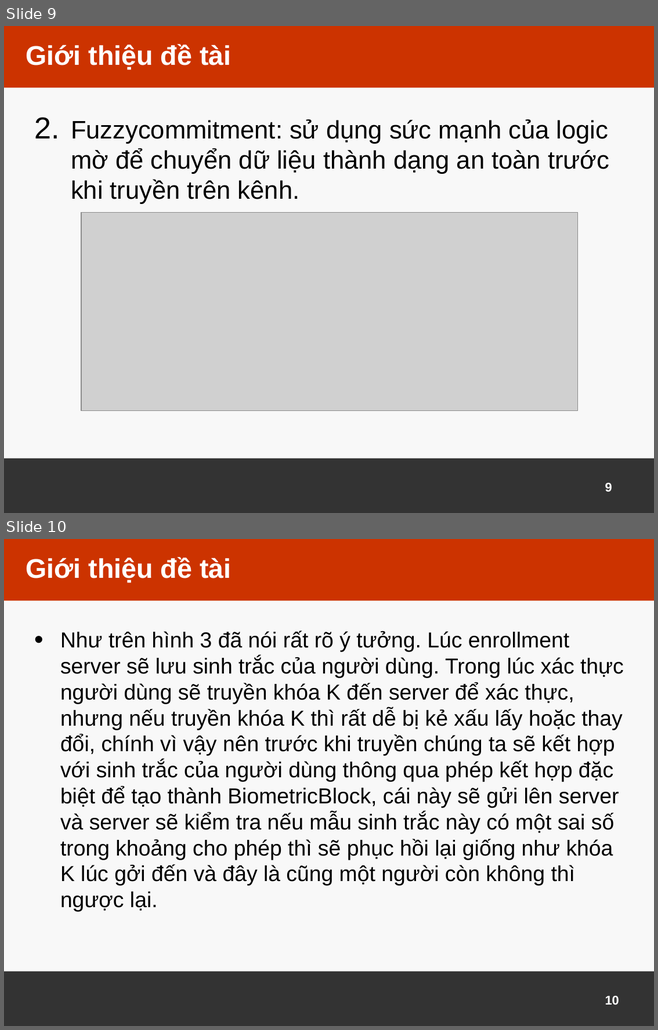
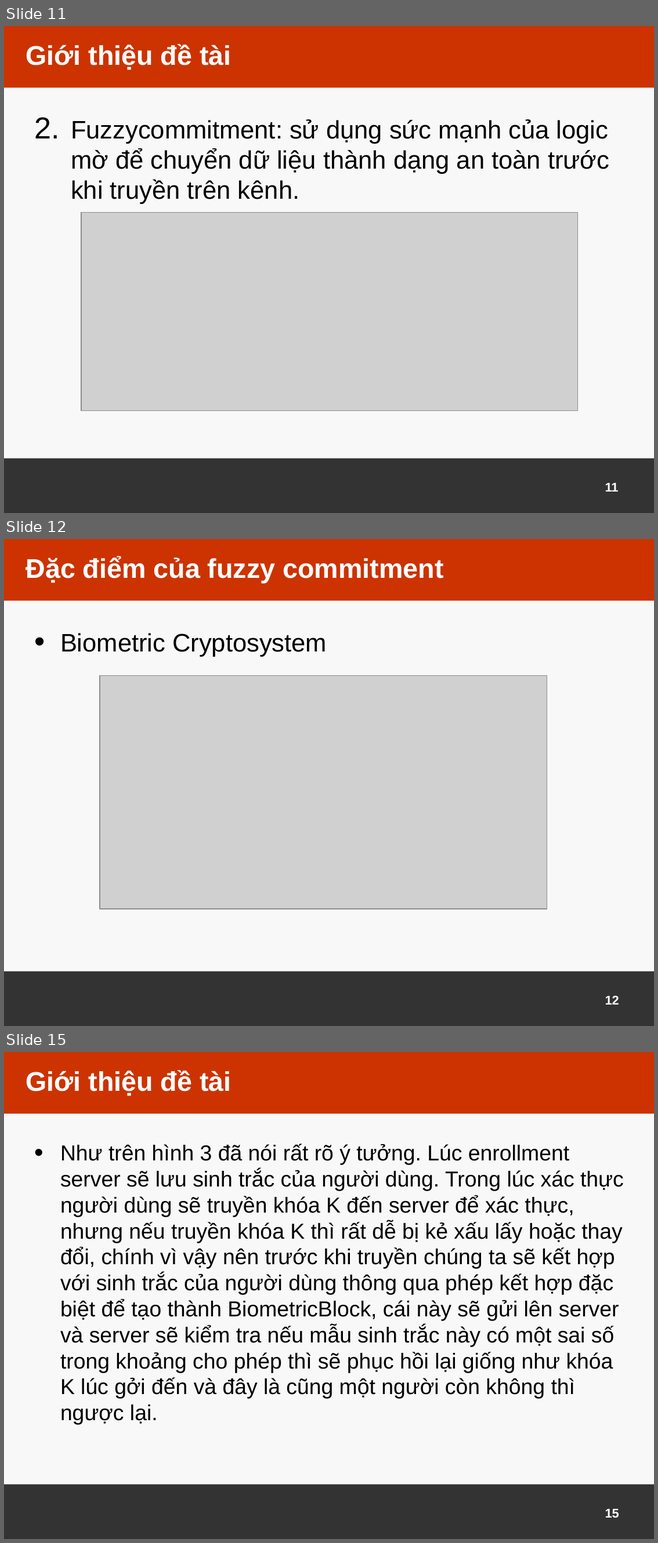
Before and after one commit to xnguyena2/test, a slide deck: Slide.pptx. Shown one above the other, each under a label of ours: slides 9 and 10 before the commit, slides 11, 12 and 15 after it; the slides between them are not shown. The pictures are 658x1030 and 658x1543 pixels, drawn with LibreOffice and Linux fonts; fonts in the diff are those of the drawing; grey boxes stand for pictures; background and template pictures are left out. Boxes give left, top, right and bottom in pixels: in the first picture for what was removed or moved away, otherwise in the second. Text is boxed around its words. In the diff, an @@ line names an element or a change of style, - is before the commit and + after.

```diff
--- a/Slide.pptx
+++ b/Slide.pptx
@@ slide 12 added at [4,539,654,1026], background #F8F8F8; not listed: 2 template elements that a slide beside it also shows @@
@@ title added at [25,556,443,583], 30 pt, text #FFFFFF, bold @@
+Đặc điểm của fuzzy commitment
@@ text added at [60,633,326,657], 28 pt, text #000000 @@
+• Biometric Cryptosystem
@@ picture added at [100,675,546,908] @@
@@ page number added at [605,996,619,1005], 14 pt, text #FFFFFF @@
+12
@@ what was slide 9 is now slide 11 @@
@@ page number at [605,483,618,492]: text changed @@
-9
+11
@@ what was slide 10 is now slide 15 @@
@@ page number at [605,1509,619,1518]: text changed @@
-10
+15
```
Also in this commit, not shown: 3 slides changed, 9 other slides added, 2 other files.
